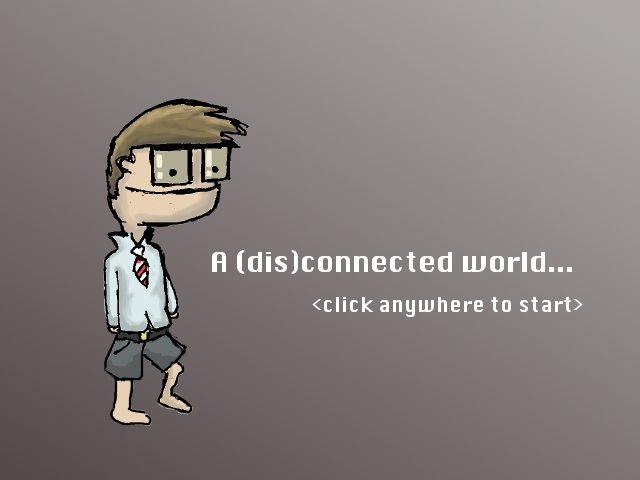
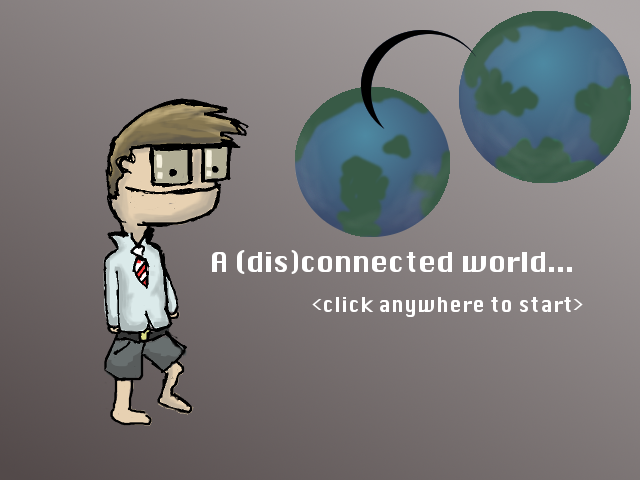
Layers edited between the first and the second 640px x 480px image:
added layer "worlds" above "<click anywhere to start>" over [295, 11, 631, 237]
